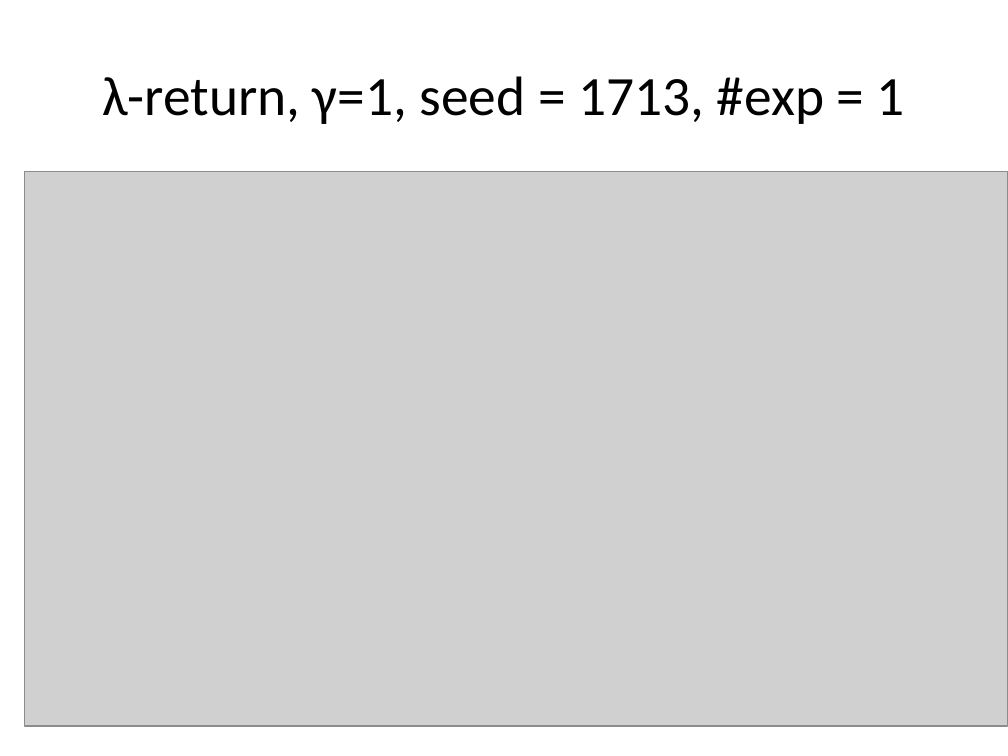
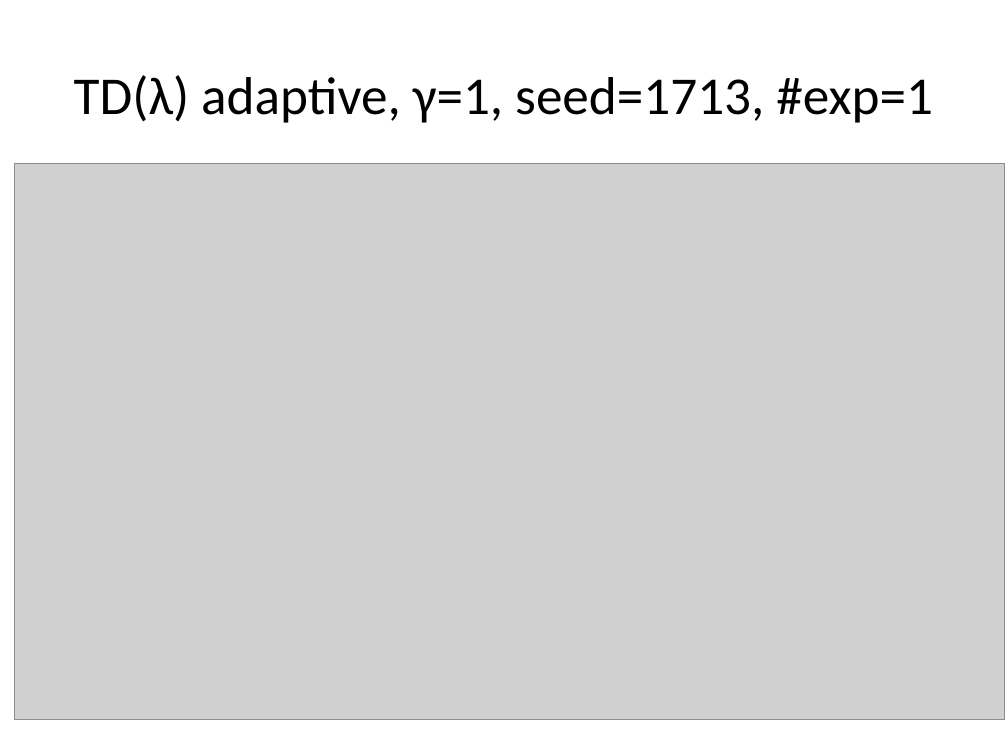
Before and after one commit to mastropi/RL, a slide deck: slide 13 of RL-001-MemoryManagement/results/202004Apr17-TestsTDLambdaMCLamba-1DGridworld.pptx (slide 12 before the commit). Drawn at 1008x756 pixels with LibreOffice and Linux fonts; fonts in the diff are those of the drawing; grey boxes stand for pictures. Boxes give left, top, right and bottom in pixels: in the first picture for what was removed or moved away, otherwise in the second. Text is boxed around its words. In the diff, an @@ line names an element or a change of style, - is before the commit and + after.

Commit message:
First lambda-adaptive TD version that outperforms TD(lambda) and MC(lambda)
This lambda-adaptive TD version:
1) Makes convergence faster because it uses a non-zero fixed lambda at the beginning when most of the delta values are 0 (due to the terminal-only non-zero rewards --which take time to propagate to other states if a fully adaptive version is used)
2) Reduces the error for large number of episodes due to a smaller selection of alpha, as suggested by the updated RMSE plot as a function of lambda and alpha.

In addition:
- The tests were updated for the case gamma = 1.0 since this is the scenario where the used true value function is correct and therefore makes the RMSE calculation sensible. Otherwise, we were comparing pears with apples...
- The only test that was NOT updated for gamma = 1.0 but left with gamma = 0.9 is the TD(1), i.e. the TD(lambda) algorithm that works as an MC method. Reason: when using gamma = 1.0 the estimation of the value function diverges, as seen by the RMSE plot as a function of lambda and alpha shown in the Python notebook.

```diff
--- a/RL-001-MemoryManagement/results/202004Apr17-TestsTDLambdaMCLamba-1DGridworld.pptx
+++ b/RL-001-MemoryManagement/results/202004Apr17-TestsTDLambdaMCLamba-1DGridworld.pptx
@@ title at [74, 75, 933, 123]: text changed; size 39.6 to 38 pt @@
-λ-return, γ=1, seed = 1713, #exp = 1
+TD(λ) adaptive, γ=1, seed=1713, #exp=1
@@ picture: place and size @@
-picture at [24, 171, 1008, 726]
+picture at [14, 163, 1004, 719]
```
Also in this commit, not shown: 9 other slides changed, 4 slides added, 7 other files.
